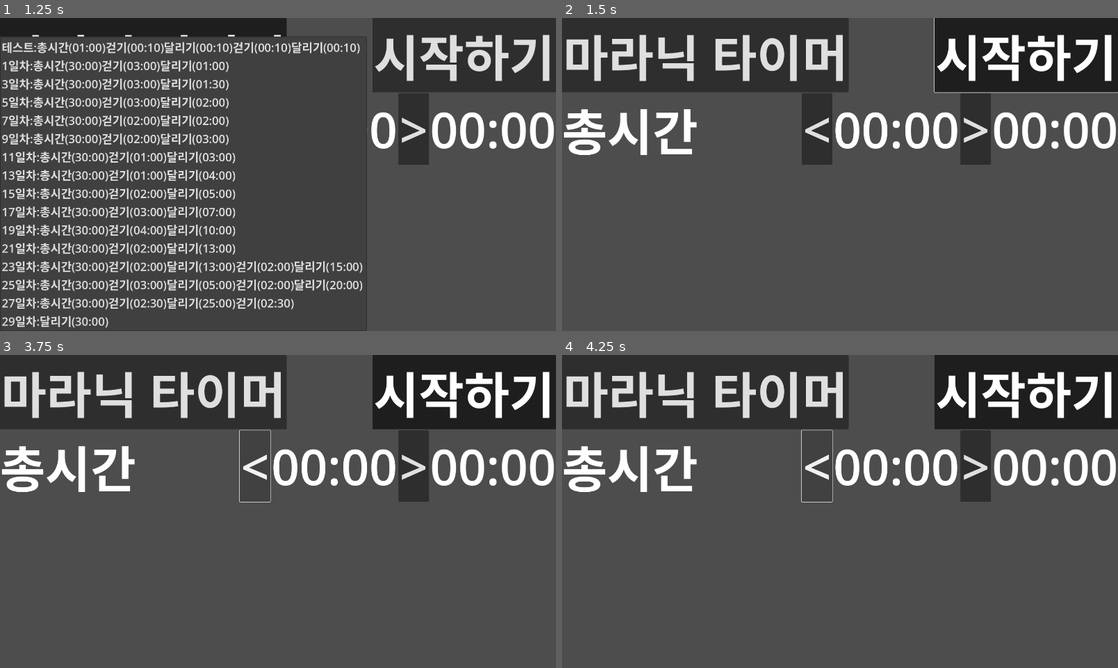
Above: before the commit, frames 1-4 (two rows, left to right).
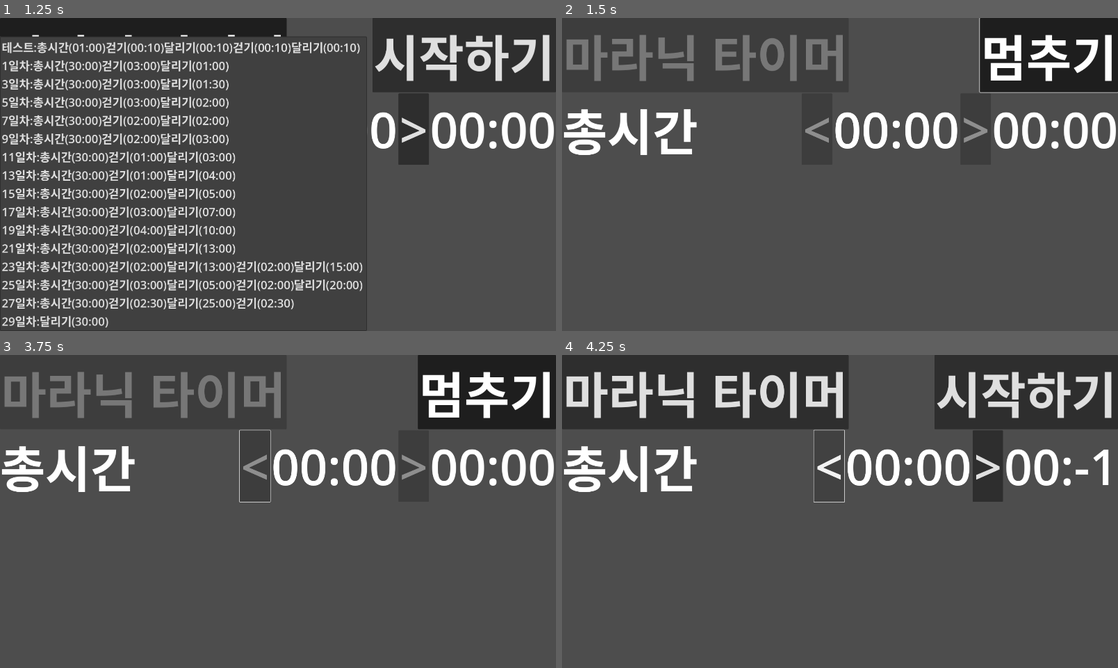
Above: after the commit, the same moments.

Repository: kasworld/maranic
Game: Godot game, scene res://main.tscn
Same seed, same stepped clock (60 frames per second), same inputs: the game is played once before the commit and once after it.
Inputs (mouse positions are in pixels of both pictures, inside the frame that each line leads up to):
- Up to frame 1 (1.25 s): click "마라닉 타이머" at 0.5 s
- Up to frame 2 (1.5 s): click "시작하기" at 1.25 s
- Up to frame 3 (3.75 s): click "시작하기" (after the commit: "멈추기") at 2 s; click "시작하기" at 2.75 s; click (255, 467) at 3.5 s, where only the run before the commit has a clickable "<"
- Up to frame 4 (4.25 s): no input

Frame 1 is identical in both runs. In frame 2, 6.2% of the frame differs, in the area x 0-99%, y 0-40%; in frame 3, 6.1%; in frame 4, 5.7%.
Error in both runs: Invalid access of index '0' on a base object of type: 'PackedStringArray'. (res://main.gd:10)

Commit message:
add workdata load,save

Diff:
--- a/main.gd
+++ b/main.gd
@@ -4,7 +4,7 @@
 
 var workScene = preload("res://work_container.tscn")
 
-var workData = WorkData.new().workData
+var workData
 
 var voices = DisplayServer.tts_get_voices_for_language("ko")
 var voice_id = voices[0]
@@ -14,9 +14,7 @@
 	DisplayServer.tts_speak(s, voice_id)
 
 
-var Works = [
-	$VBoxContainer/MainWorkContainer
-]
+var Works = []
 var subWorkIndex = 1
 
 func updateTimeLabels():
@@ -45,6 +43,12 @@
 
 # Called when the node enters the scene tree for the first time.
 func _ready() -> void:
+	var wd = WorkData.new()
+#	wd.Save() # save test
+#	wd.Load() # load_test
+	workData = wd.workData
+
+	Works = [$VBoxContainer/MainWorkContainer]
 	for i in range(len( workData)):
 		$VBoxContainer/TitleContainer/MenuButton.get_popup().add_item(program2text(i),i)
 	$VBoxContainer/TitleContainer/MenuButton.get_popup().theme = preload("res://menulist_theme.tres")
--- a/workdata.gd
+++ b/workdata.gd
@@ -1,6 +1,8 @@
 class_name WorkData
 
 extends Object
+
+var file_name = OS.get_system_dir(OS.SYSTEM_DIR_DOCUMENTS) + "/workdata.json"
 
 var workData = [
 	# 이름,총시간초,걷기초,달리기초
@@ -21,3 +23,27 @@
 	[ "27일차", ["총시간",60*30], ["걷기", 60*2.5], ["달리기", 60*25 ], ["걷기", 60*2.5] ],
 	[ "29일차", ["달리기",60*30] ],
 ]
+
+func Save():
+	var fileobj = FileAccess.open(file_name, FileAccess.WRITE)
+	var json_string = JSON.stringify(workData)
+	fileobj.store_line(json_string)
+
+func Load():
+	if not FileAccess.file_exists(file_name):
+		print("file not exist", file_name)
+		return # Error! We don't have a save to load.
+
+	var fileobj = FileAccess.open(file_name, FileAccess.READ)
+	var json_string = fileobj.get_as_text()
+	var json = JSON.new()
+	var error = json.parse(json_string)
+	if error == OK:
+		var data_received = json.data
+		if typeof(data_received) == TYPE_ARRAY:
+			print(data_received) # Prints array
+			workData = data_received
+		else:
+			print("Unexpected data")
+	else:
+		print("JSON Parse Error: ", json.get_error_message(), " in ", json_string, " at line ", json.get_error_line())
